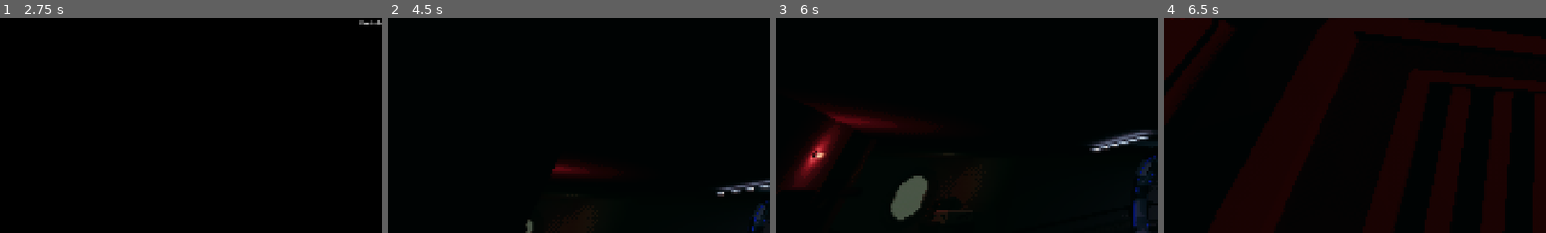
Above: before the commit, frames 1-4 (left to right).
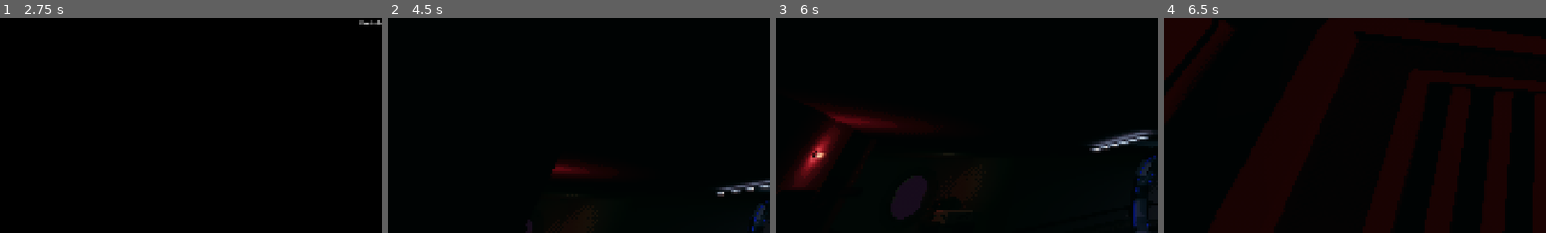
Above: after the commit, the same moments.

Repository: Raamxie/LudumDare60
Game: Godot game, scene res://scenes/main.tscn
The game is run twice, just before and just after one commit, with the same random seed, the same clock (stepped at 60 frames per second) and the same inputs. Sound files missing from this copy of the repository are replaced by a short silence.
Inputs (mouse positions are % of the whole screen's width and height, from its top left):
- Up to frame 1 (2.75 s): click "Play" at 0.5 s; tap Enter at 1.25 s; move the mouse to (50, 92) at 1.27 s; press the mouse at (50, 92) at 1.28 s; hold W (forward) from 1.28 s (still down); tap Space (jump) at 1.52, 2.27 s; move the mouse to (80, 65) at 2.02 s; release the mouse at (80, 65) at 2.03 s; right-click (80, 65) at 2.1 s
- Up to frame 2 (4.5 s): tap Space (jump) at 2.75, 3.77 s; move the mouse to (20, 35) at 2.77 s; release W (forward) at 2.78 s; hold A (left) 2.78-4.28 s; tap Q (drop) at 2.85 s; tap Enter at 3.5 s; move the mouse to (51, 50) at 3.52 s; tap E (interact) at 3.6 s; click (51, 50) at 3.67 s; move the mouse to (46, 48) at 4.27 s; hold W (forward) from 4.28 s (still down); hold Shift (sprint) from 4.28 s (still down)
- Up to frame 3 (6 s): keep holding W (forward); tap Space (jump) at 4.52, 5.27 s; move the mouse to (55, 50) at 5.02 s; release Shift (sprint) at 5.03 s; tap F (use_tool) at 5.1 s; move the mouse to (45, 50) at 5.77 s; tap 1 at 5.85 s; click (45, 50) at 5.92 s
- Up to frame 4 (6.5 s): keep holding W (forward)
The pictures show only the part of the screen within x 0-50%, y 50-100%; the shares and areas given below are measured in that part.

Frame 1 is identical in both runs. In frame 2, less than 0.1% of the frame differs, in the area x 36-38%, y 93-100%; in frame 3, 1.3%, in the area x 30-40%, y 73-94%; in frame 4, less than 0.1%.

Commit message:
add stars skybox

Diff:
--- /dev/null
+++ b/ludum-dare-60/resources/skybox.tres
@@ -0,0 +1,18 @@
+[gd_resource type="ShaderMaterial" format=3 uid="uid://dcs4pqev62io0"]
+
+[ext_resource type="Shader" uid="uid://bn6wdsbon0j7o" path="res://resources/stars.gdshader" id="1_ouaxn"]
+
+[resource]
+shader = ExtResource("1_ouaxn")
+shader_parameter/background_color = Color(0.11890668, 0.0468, 0.13, 1)
+shader_parameter/aspect_ratio = 1.0
+shader_parameter/density = 0.9999999747
+shader_parameter/layer_parascale = 3
+shader_parameter/star_speed = Vector2(0, 0)
+shader_parameter/star_wave = Vector2(0, 0)
+shader_parameter/star_size = 0.999999977648
+shader_parameter/star_rotate_speed = 0.2270001532824999
+shader_parameter/twinkle_effect = 0.1999999955296
+shader_parameter/twinkle_speed = 0.3
+shader_parameter/pixelate_enabled = false
+shader_parameter/pixelate_count = 1000.0
--- /dev/null
+++ b/ludum-dare-60/resources/stars.gdshader
@@ -0,0 +1,106 @@
+shader_type sky;
+
+uniform vec4 background_color : source_color = vec4(0.02, 0.04, 0.12, 1.0);
+uniform float aspect_ratio = 1.0;
+uniform float density : hint_range(0.0, 3.0, 0.0001) = 1.3;
+uniform int layer_parascale : hint_range(0, 5, 1) = 4;
+uniform vec2 star_speed = vec2(0.0);
+uniform vec2 star_wave = vec2(0.0);
+uniform float star_size : hint_range(0.0, 100.0, 0.01) = 3.0;
+uniform float star_rotate_speed : hint_range(-3.0, 3.0) = 0.5;
+uniform float twinkle_effect : hint_range(0.0, 1.0, 0.01) = 0.6;
+uniform float twinkle_speed : hint_range(0.0, 100.0, 0.01) = 0.3;
+uniform bool pixelate_enabled = false;
+uniform float pixelate_count = 1000.0;
+
+float one_div_x(float x) {
+	return (abs(x) < 0.0001) ? 1.0 : (1.0/x);
+}
+
+float one_div_x2(float x) {
+	return one_div_x(x) * one_div_x(x);
+}
+
+float get_beta_w(float x, float f, float size) {
+	return size * x * PI / f;
+}
+
+float get_beta_h(float y, float f, float size) {
+	return size * y * PI / f;
+}
+
+float get_i(vec2 uv, float f, vec2 size) {
+	return one_div_x2(get_beta_w(uv.x, f, size.x)) * one_div_x2(get_beta_h(uv.y, f, size.y));
+}
+
+float random(vec2 st) {
+	return fract(sin(dot(st.xy, vec2(12.9898, 78.233))) * 43759.5453123);
+}
+
+vec2 get_snowflake_world_center(vec2 grid_id, vec2 time_offset, vec2 snow_offset, float layer_scale) {
+	return (grid_id + snow_offset + time_offset) / layer_scale;
+}
+
+vec2 rotate(vec2 uv, float add_theta) {
+	float theta = atan(uv.y, uv.x) + add_theta;
+	float r = length(uv);
+	return vec2(r * cos(theta), r * sin(theta));
+}
+
+void sky() {
+	vec4 color = background_color;
+
+	vec2 st = EYEDIR.xz / (abs(EYEDIR.y) + 1.0);
+    st = st * 0.5 + 0.5;
+
+	if (pixelate_enabled) {
+		st = round(st * pixelate_count) / pixelate_count;
+	}
+
+	st.x *= aspect_ratio;
+	vec2 cuv = (st - 0.5) * 2.0;
+
+	// Multi-layer star effect
+	for (int layer = 0; layer < layer_parascale; layer++) {
+		float layer_scale = exp(float(layer + 1) * density);
+		vec2 layer_speed = vec2(star_speed.x, star_speed.y) * (1.0 + float(layer) * 0.3);
+		float layer_size = star_size * (1.0 - float(layer) * 0.2);
+
+		vec2 layer_st = st * layer_scale;
+		vec2 cuv_st = cuv;
+
+		vec2 time_offset = TIME * layer_speed;
+		layer_st -= time_offset;
+
+		vec2 grid_st = fract(layer_st);
+		vec2 grid_id = floor(layer_st);
+
+		float rand_seed = random(grid_id);
+
+		vec2 snow_pos = vec2(
+			0.5 + (0.3 * sin((rand_seed * 6.28) + (TIME * star_wave.x))),
+			0.5 + (0.2 * cos((rand_seed * 12.56) + (TIME * star_wave.y)))
+		);
+
+		float dist = distance(grid_st, snow_pos);
+		float snow_size = layer_size * 0.01 * (0.5 + 0.5 * rand_seed);
+		float brightness = 1.0 - (float(layer) * 0.3);
+
+		float m = exp((-dist * dist) / (snow_size * snow_size));
+
+		vec2 fst = cuv_st - (get_snowflake_world_center(grid_id, time_offset, snow_pos, layer_scale) - 0.5) * 2.0;
+		fst = rotate(fst, TIME * star_rotate_speed);
+
+		float snowflake = m * 0.5 * (get_i(fst, 0.8 - (dist * 42.0), vec2(1.0 / snow_size)) + 1.0);
+
+		// Twinkle effect
+		float twinkle = (1.0 - twinkle_effect) + twinkle_effect * (sin(rand_seed * 100.0 + TIME * twinkle_speed) * cos(rand_seed * 120.0 + TIME * (twinkle_speed + 2.0)));
+		snowflake *= twinkle;
+
+		vec3 color_type = vec3(random(grid_id - 3.0), random(grid_id + 7.0), random(grid_id + 5.0));
+
+		color = max(color, color + ((snowflake * brightness) * vec4(color_type, 1.0)));
+	}
+
+	COLOR = color.rgb;
+}
--- a/ludum-dare-60/scenes/main.tscn
+++ b/ludum-dare-60/scenes/main.tscn
@@ -32,6 +32,7 @@
 [ext_resource type="PackedScene" uid="uid://cmndv4p8c072d" path="res://scenes/items/Cassettes/Cassette3.tscn" id="28_dgi5k"]
 [ext_resource type="PackedScene" uid="uid://4b4fu3pnvuut" path="res://scenes/items/Cassettes/Cassette4.tscn" id="29_j8jky"]
 [ext_resource type="PackedScene" uid="uid://b3kwtx0upjn2c" path="res://scenes/items/Cassettes/Cassette5.tscn" id="30_kmb1v"]
+[ext_resource type="Material" uid="uid://dcs4pqev62io0" path="res://resources/skybox.tres" id="33_5q0nq"]
 
 [sub_resource type="ShaderMaterial" id="ShaderMaterial_yta21"]
 shader = ExtResource("22_chjal")
@@ -49,10 +50,8 @@
 [sub_resource type="BoxMesh" id="BoxMesh_g4v7s"]
 size = Vector3(1, 1, 1.27594)
 
-[sub_resource type="ProceduralSkyMaterial" id="ProceduralSkyMaterial_57qmd"]
-
 [sub_resource type="Sky" id="Sky_jscy8"]
-sky_material = SubResource("ProceduralSkyMaterial_57qmd")
+sky_material = ExtResource("33_5q0nq")
 
 [sub_resource type="Environment" id="Environment_g4v7s"]
 background_mode = 2
@@ -68,6 +67,7 @@
 fog_light_color = Color(0.38796708, 0.4915818, 0.43176797, 1)
 fog_light_energy = 0.3
 fog_density = 0.005
+fog_sky_affect = 0.0
 adjustment_enabled = true
 
 [node name="Main" type="Node3D" unique_id=628576902]
Not shown, added: ludum-dare-60/resources/stars.gdshader.uid
